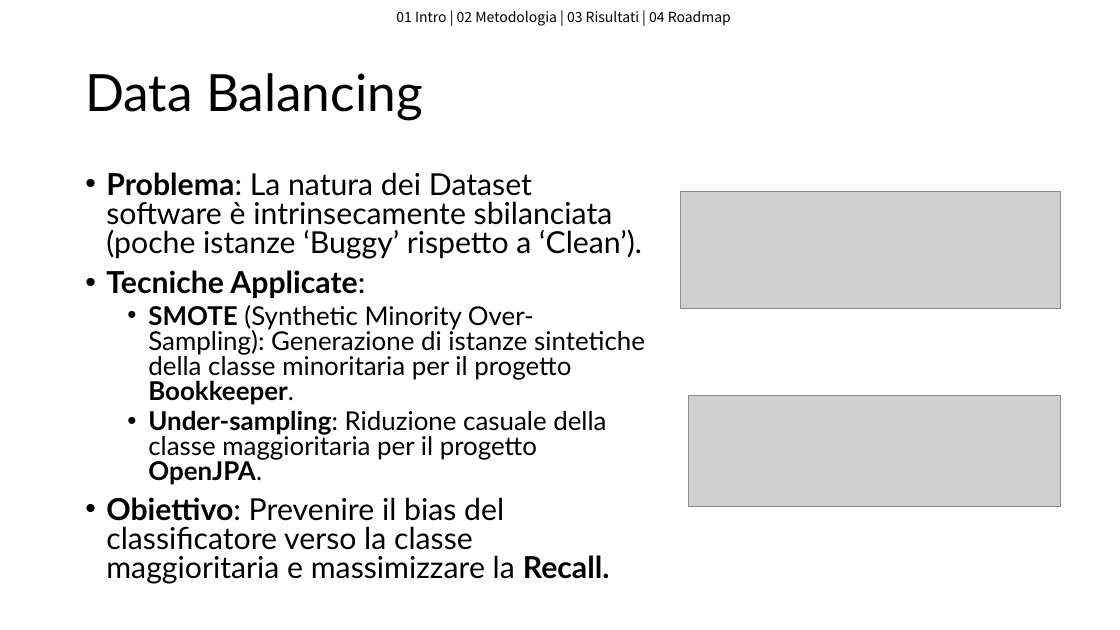
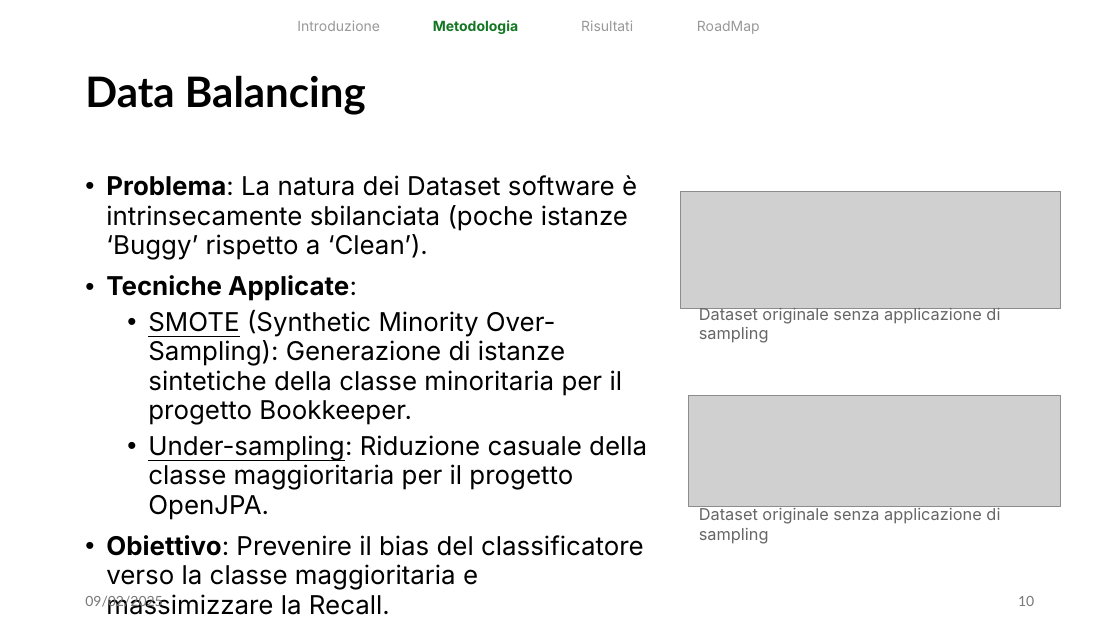
Before and after one commit to flavio-simonelli/ProjectAnalyzerAI, a slide deck: slide 10 of PresentazioneISW2Prediction.pptx. Drawn at 1120x630 pixels with LibreOffice and Linux fonts; fonts in the diff are those of the drawing; grey boxes stand for pictures. Boxes give left, top, right and bottom in pixels: in the first picture for what was removed or moved away, otherwise in the second. Text is boxed around its words. In the diff, an @@ line names an element or a change of style, - is before the commit and + after.

```diff
--- a/PresentazioneISW2Prediction.pptx
+++ b/PresentazioneISW2Prediction.pptx
@@ text added at (x1=297, y1=20, x2=380, y2=31), 12 pt, text #999999 @@
+Introduzione
@@ text removed at (x1=396, y1=11, x2=731, y2=26) @@
-01 Intro | 02 Metodologia | 03 Risultati | 04 Roadmap
@@ text added at (x1=433, y1=20, x2=518, y2=34), 12 pt, text #127622, bold @@
+Metodologia
@@ text added at (x1=581, y1=20, x2=633, y2=31), 12 pt, text #999999 @@
+Risultati
@@ text added at (x1=697, y1=21, x2=760, y2=34), 12 pt, text #999999 @@
+RoadMap
@@ title "Data Balancing" at (x1=85, y1=75, x2=366, y2=115): size 44 to 36 pt, bold on @@
@@ text "Problema: La natura dei Dataset ..." at (x1=106, y1=175, x2=647, y2=615): size 25.9 to 22.2 pt in "Problema: La natura dei Dataset software è ...", "Tecniche Applicate:", "Obiettivo: Prevenire il bias del classificatore verso ..."; font Lato to Inter; bold off in "SMOTE Bookkeeper.", "Under-sampling: OpenJPA.", "Recall."; underline on in "SMOTE", "Under-sampling:"; line spacing 0.8 to 0.95 @@
@@ text added at (x1=699, y1=307, x2=1000, y2=343), 14 pt, text #666666 @@
+Dataset originale senza applicazione di sampling
@@ text added at (x1=699, y1=508, x2=1000, y2=544), 14 pt, text #666666 @@
+Dataset originale senza applicazione di sampling
@@ text added at (x1=85, y1=596, x2=162, y2=609), 12 pt, text #797979 @@
+09/02/2025
@@ page number added at (x1=1018, y1=596, x2=1034, y2=606), 12 pt, text #797979 @@
+10
```
Also in this commit, not shown: 18 other slides changed, 4 slides added, 3 slides removed, 1 other file.
